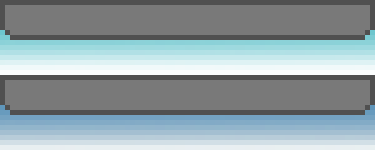
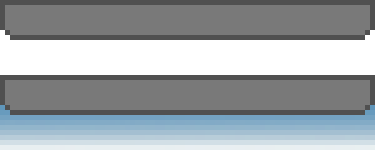
Comparing the layer stacks of the two 375px x 150px images. Changes:
moved "Layer 0 copy" above "Layer 0", painted on it over [0, 30, 375, 75]
hid "Layer 0", painted on it over [0, 30, 375, 75]
removed layer "Layer 1" (was 75%) over [0, 30, 375, 75]
